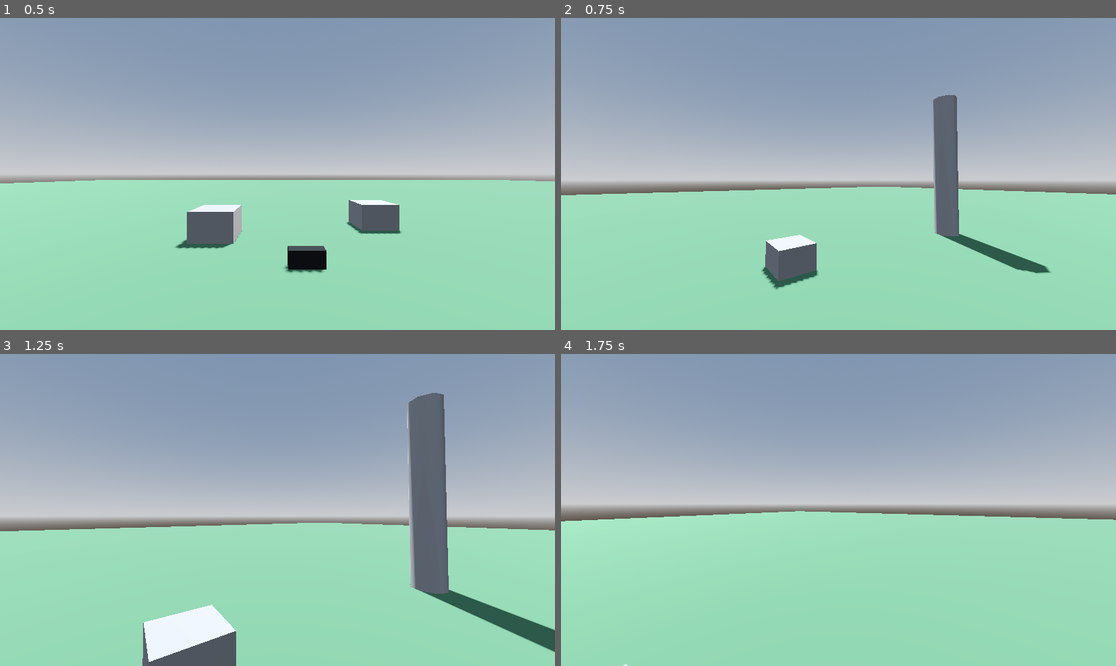
Above: before the commit, frames 1-4 (two rows, left to right).
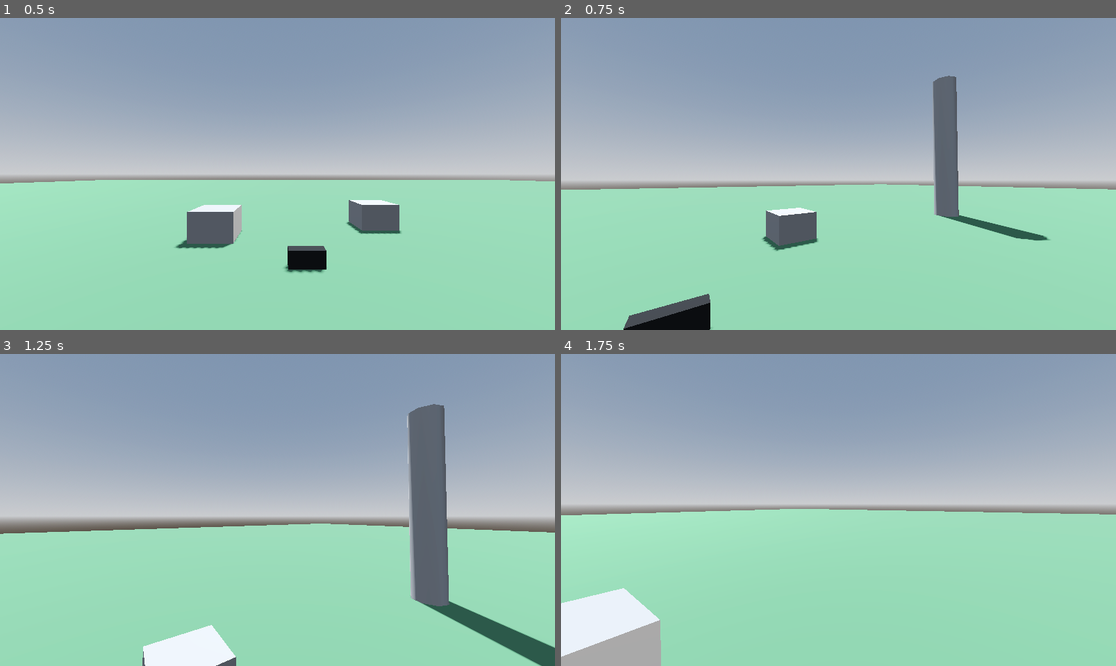
Above: after the commit, the same moments.

Repository: jajszu/Game-Off-2025
Game: Godot game, scene res://Scenes/map.tscn
Same seed, same stepped clock (60 frames per second), same inputs: the game is played once before the commit and once after it.
Inputs (mouse positions are in pixels of both pictures, inside the frame that each line leads up to):
- Up to frame 1 (0.5 s): no input
- Up to frame 2 (0.75 s): tap Enter (ui_accept) at 0.5, 0.6 s; move the mouse to (866, 174) at 0.52 s; hold W (move_up) from 0.53 s (still down)
- Up to frame 3 (1.25 s): keep holding W (move_up); tap Space (jump, bound only after the commit) at 0.77, 1.07 s; tap E (interact, bound only after the commit) at 0.8 s
- Up to frame 4 (1.75 s): keep holding W (move_up); move the mouse to (810, 510) at 1.27 s; tap E (interact, bound only after the commit) at 1.35 s; tap Space (jump, bound only after the commit) at 1.52, 1.55 s

Frame 1 is identical in both runs. In frame 2, 6.1% of the frame differs, in the area x 0-100%, y 18-100%; in frame 3, 5.2%; in frame 4, 5.1%.
Error after the commit: Invalid call. Nonexistent function 'is_action_just_pressed' in base 'InputEventKey'. (res://Scripts/player.gd:27)

Commit message:
interact system

Diff:
--- a/Scenes/player.tscn
+++ b/Scenes/player.tscn
@@ -20,6 +20,23 @@
 [node name="Camera3D" type="Camera3D" parent="."]
 transform = Transform3D(1, 0, 0, 0, 1, 0, 0, 0, 1, 0, 1.50704, 0)
 
-[node name="RayCast3D" type="RayCast3D" parent="Camera3D"]
+[node name="RayCast" type="RayCast3D" parent="Camera3D"]
 target_position = Vector3(0, 0, -3)
 collision_mask = 8
+
+[node name="UI" type="Control" parent="."]
+layout_mode = 3
+anchors_preset = 0
+offset_right = 40.0
+offset_bottom = 40.0
+mouse_filter = 2
+
+[node name="InteractLabel" type="Label" parent="UI"]
+layout_mode = 0
+offset_right = 40.0
+offset_bottom = 23.0
+
+[node name="SubtitlesLabel" type="Label" parent="UI"]
+layout_mode = 0
+offset_right = 40.0
+offset_bottom = 23.0
--- a/Scripts/player.gd
+++ b/Scripts/player.gd
@@ -5,7 +5,9 @@
 const JUMP_VELOCITY = 4.5
 
 @onready var cam: Camera3D = $Camera3D
-@onready var ray_cast_3d: RayCast3D = $Camera3D/RayCast3D
+@onready var ray_cast: RayCast3D = $Camera3D/RayCast
+@onready var interact_label: Label = $UI/InteractLabel
+@onready var subtitles_label: Label = $UI/SubtitlesLabel
 @export var mouse_sensitivity: float = 0.01
 
 func _ready() -> void:
@@ -20,14 +22,25 @@
 		rotate_y(-event.relative.x * mouse_sensitivity)
 		cam.rotate_x(-event.relative.y * mouse_sensitivity)
 		cam.rotation_degrees.x = clamp(cam.rotation_degrees.x, -90, 90)
+	elif event.is_action_pressed("jump") and is_on_floor():
+		velocity.y = JUMP_VELOCITY
+	elif event.is_action_just_pressed("interact"):
+		if ray_cast.is_colliding():
+			if ray_cast.get_collider().has_method("interact"):
+				ray_cast.get_collider().interact(self)
 
 
 func _physics_process(delta: float) -> void:
+	if ray_cast.is_colliding():
+		if ray_cast.get_collider().has_method("get_interact_text"):
+			interact_label.text = ray_cast.get_collider().get_interact_text()
+		else:
+			interact_label.text = ""
+	else:
+		interact_label.text = ""
+
 	if not is_on_floor():
 		velocity += get_gravity() * delta
-
-	if Input.is_action_just_pressed("ui_accept") and is_on_floor():
-		velocity.y = JUMP_VELOCITY
 
 	var input_dir := Input.get_vector("move_left", "move_right", "move_up", "move_down")
 	var direction := (transform.basis * Vector3(input_dir.x, 0, input_dir.y)).normalized()
--- a/project.godot
+++ b/project.godot
@@ -54,6 +54,16 @@
 "events": [Object(InputEventKey,"resource_local_to_scene":false,"resource_name":"","device":-1,"window_id":0,"alt_press …(192 unchanged characters)…
 ]
 }
+jump={
+"deadzone": 0.2,
+"events": [Object(InputEventKey,"resource_local_to_scene":false,"resource_name":"","device":-1,"window_id":0,"alt_pressed":false,"shift_pressed":false,"ctrl_pressed":false,"meta_pressed":false,"pressed":false,"keycode":0,"physical_keycode":32,"key_label":0,"unicode":32,"location":0,"echo":false,"script":null)
+]
+}
+interact={
+"deadzone": 0.2,
+"events": [Object(InputEventKey,"resource_local_to_scene":false,"resource_name":"","device":-1,"window_id":0,"alt_pressed":false,"shift_pressed":false,"ctrl_pressed":false,"meta_pressed":false,"pressed":false,"keycode":0,"physical_keycode":69,"key_label":0,"unicode":101,"location":0,"echo":false,"script":null)
+]
+}
 
 [layer_names]
 
Not shown, changed: .gitignore
